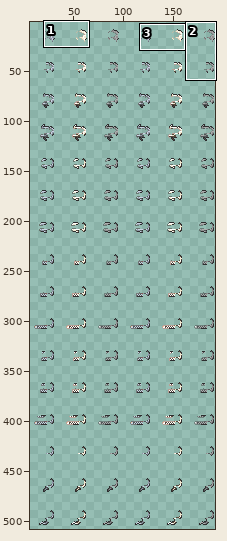
Sprite sheet: graphics/images/nillian_hair_corpse.png. The first picture is a wide view before the edit; the outline marks the close-up.
Close-up. Before the edit:
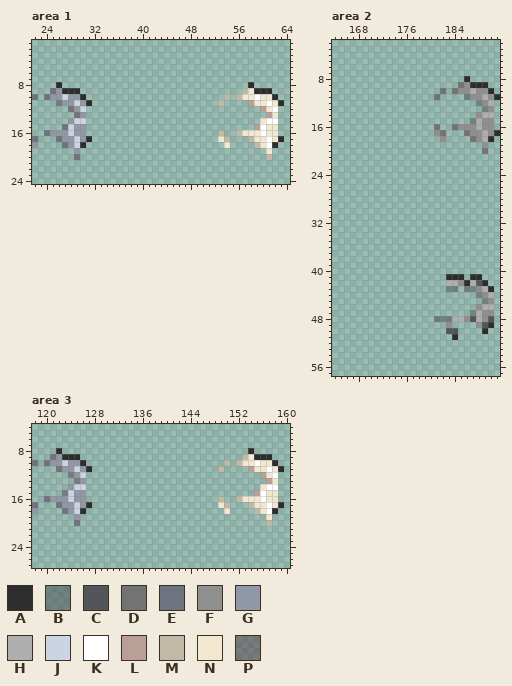
The file is 192x512 pixels. Colours within 5 levels of each other are drawn and written as one. Shown: area 1: x 22..64, y 1..24; area 2: x 164..191, y 2..57; area 3: x 118..160, y 4..27. The old version is drawn lined up with the new one. The wide view leaves out empty margins. The commit also changed other parts of the picture, which this record leaves out.
Palette (. is transparent): A #2d2d2e  B #4a4a4a80  C #525658  D #737373  E #6e747f  F #8f8f8f  G #9097a6  H #aeaeae  J #cbd4e2  K #ffffff  L #b99f95  M #c0b9a5  N #f2e8d0  P #59394580
Pixels before, area 1, first column x 22:
 8 ....A...............................A.....
 9 ...EGAAA...........................MNAAA..
10 E.EGGJGGA.......................M.MNNKNNA.
11 ....PGGJGA.....................M....LNNKNA
12 ......PGJ.............................LNK.
13 .......PG..............................LN.
14 ......GJJ.............................NKK.
15 .....PJGG............................LKNN.
16 ..EGGGJGG......................M..MNNNKNN.
17 E...EGGJGA.....................NM...MNNKNA
18 G....EGJA.......................N....MNKA.
19 .......G...............................N..
20 .......E...............................M..
Pixels before, area 2, first column x 181:
 8 .....A.....
 9 ....DFAAA..
10 .D.DFFHFFA.
11 D....BFFHFA
12 .......BFH.
13 ........BF.
14 .......FHH.
15 ......BHFF.
16 D..DFFFHFF.
17 FD...DFFHFA
18 .F....DFHA.
19 ........F..
20 ........D..
21 ...........
22 ...........
23 ...........
24 ...........
25 ...........
26 ...........
27 ...........
28 ...........
29 ...........
30 ...........
31 ...........
32 ...........
33 ...........
34 ...........
35 ...........
36 ...........
37 ...........
38 ...........
39 ...........
40 ...........
41 ..AAA.AA...
42 ..HHFAHCA..
43 ..BB.BBFHA.
44 .......BFH.
45 ........BF.
46 .......FHH.
47 ......BHFF.
48 BBBHHFCHFC.
49 ..F....FCA.
50 ..CC....A..
51 ...A.......
Pixels before, area 3, first column x 118:
 8 ....A...............................A.....
 9 ...EGAAA...........................MNAAA..
10 E.EGGJGGA.......................M.MNNKNNA.
11 ....PGGJGA.....................M....LNNKNA
12 ......PGJ.............................LNK.
13 .......PG..............................LN.
14 ......GJJ.............................NKK.
15 .....PJGG............................LKNN.
16 ..EGGGJGG......................M..MNNNKNN.
17 E...EGGJGA.....................NM...MNNKNA
18 G....EGJA.......................N....MNKA.
19 .......G...............................N..
20 .......E...............................M..
Once edited:
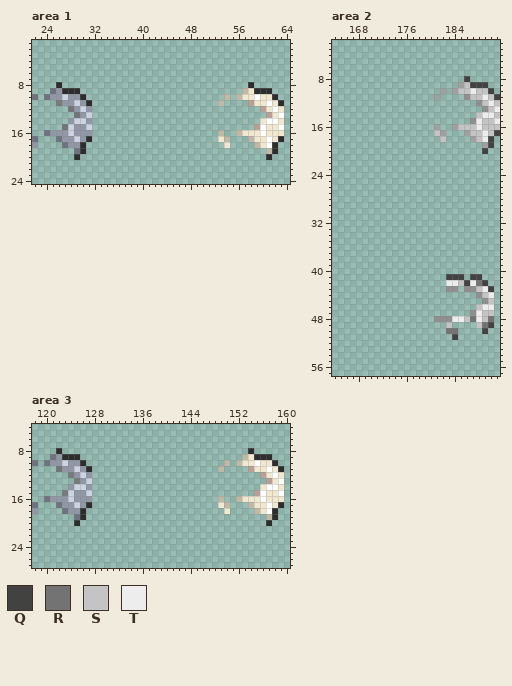
Colours new in this view: Q #424242  R #737373  S #c4c4c4  T #ededed
Diff:
whole drawing moved by +1,+0 (the old picture is shown already moved)
colour D: #737373 -> #a0a0a0
Area 1:
y 12: x 31 . -> G; x 63 . -> N
y 13: x 31 . -> J; x 63 . -> K
y 14: x 31 . -> G; x 63 . -> N
y 15: x 31 . -> J; x 63 . -> K
y 16: x 31 . -> G; x 63 . -> N
y 18: x 29 J -> G
y 19: x 29..30 G. -> EA; x 61..62 N. -> MA
y 20: x 29 E -> A; x 61 M -> A
Area 2:
y 8: x 186 A -> Q
y 9: x 186..189 FAAA -> SQQQ
y 10: x 185..190 FFHFFA -> SSTSSQ
y 11: x 186..191 BFFHFA -> FSSTSQ
y 12: x 188..191 BFH. -> FSTS
y 13: x 189..191 BF. -> FST
y 14: x 188..191 FHH. -> STTS
y 15: x 187..191 BHFF. -> FTSST
y 16: x 185..191 FFFHFF. -> SSSTSSS
y 17: x 181 F -> S; x 187..191 FFHFA -> SSTSQ
y 18: x 182 F -> S; x 188..190 FHA -> STQ
y 19: x 189..190 F. -> DQ
y 20: x 189 D -> Q
y 41: x 183..185 AAA -> QQQ; x 187..188 AA -> QQ
y 42: x 183..189 HHFAHCA -> TTSQTRQ
y 43: x 183..184 BB -> FF; x 186..190 BBFHA -> FFSTQ
y 44: x 188..190 BFH -> FST
y 45: x 189..190 BF -> FS
y 46: x 188..190 FHH -> STT
y 47: x 187..190 BHFF -> FTSS
y 48: x 181..190 BBBHHFCHFC -> FFFTTSRTSR
y 49: x 183 F -> S; x 188..190 FCA -> SRQ
y 50: x 183..184 CC -> RR; x 189 A -> Q
y 51: x 184 A -> Q
Area 3:
y 12: x 127 . -> G; x 159 . -> N
y 13: x 127 . -> J; x 159 . -> K
y 14: x 127 . -> G; x 159 . -> N
y 15: x 127 . -> J; x 159 . -> K
y 16: x 127 . -> G; x 159 . -> N
y 18: x 125 J -> G
y 19: x 125..126 G. -> EA; x 157..158 N. -> MA
y 20: x 125 E -> A; x 157 M -> A
Pixel boxes of the changes (left, top, right, bottom) in both close-ups:
changed: (74, 106, 92, 160)
changed: (266, 106, 284, 160)
changed: (434, 76, 500, 154)
changed: (434, 274, 494, 340)
changed: (74, 472, 92, 526)
changed: (266, 472, 284, 526)
